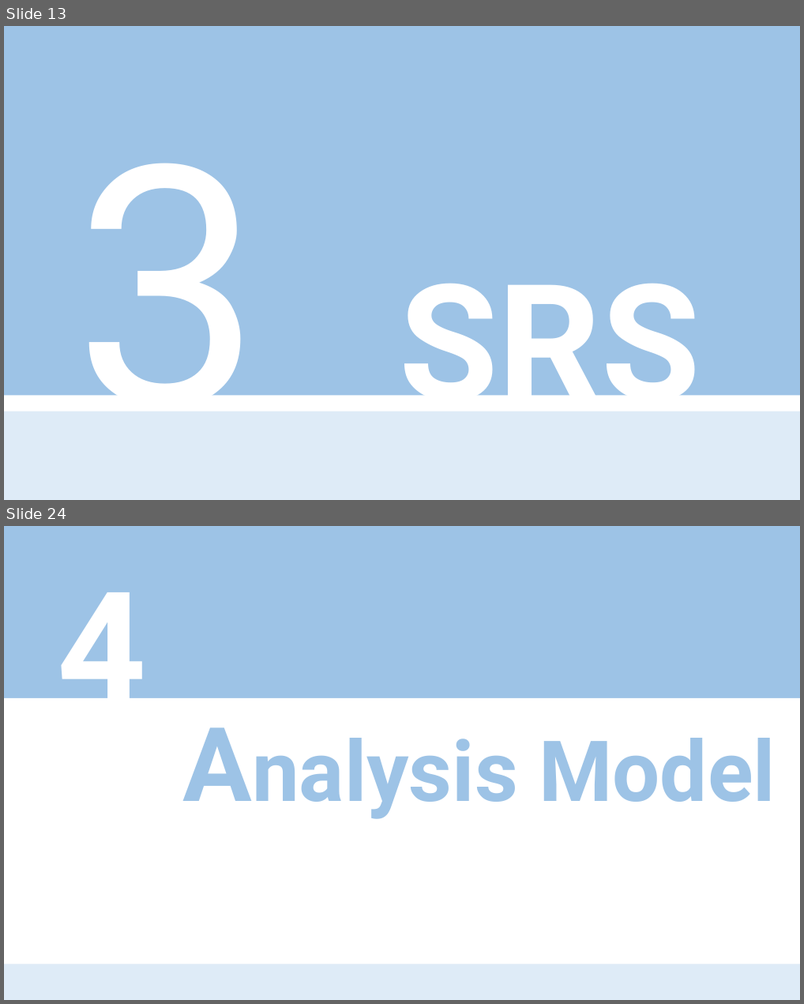
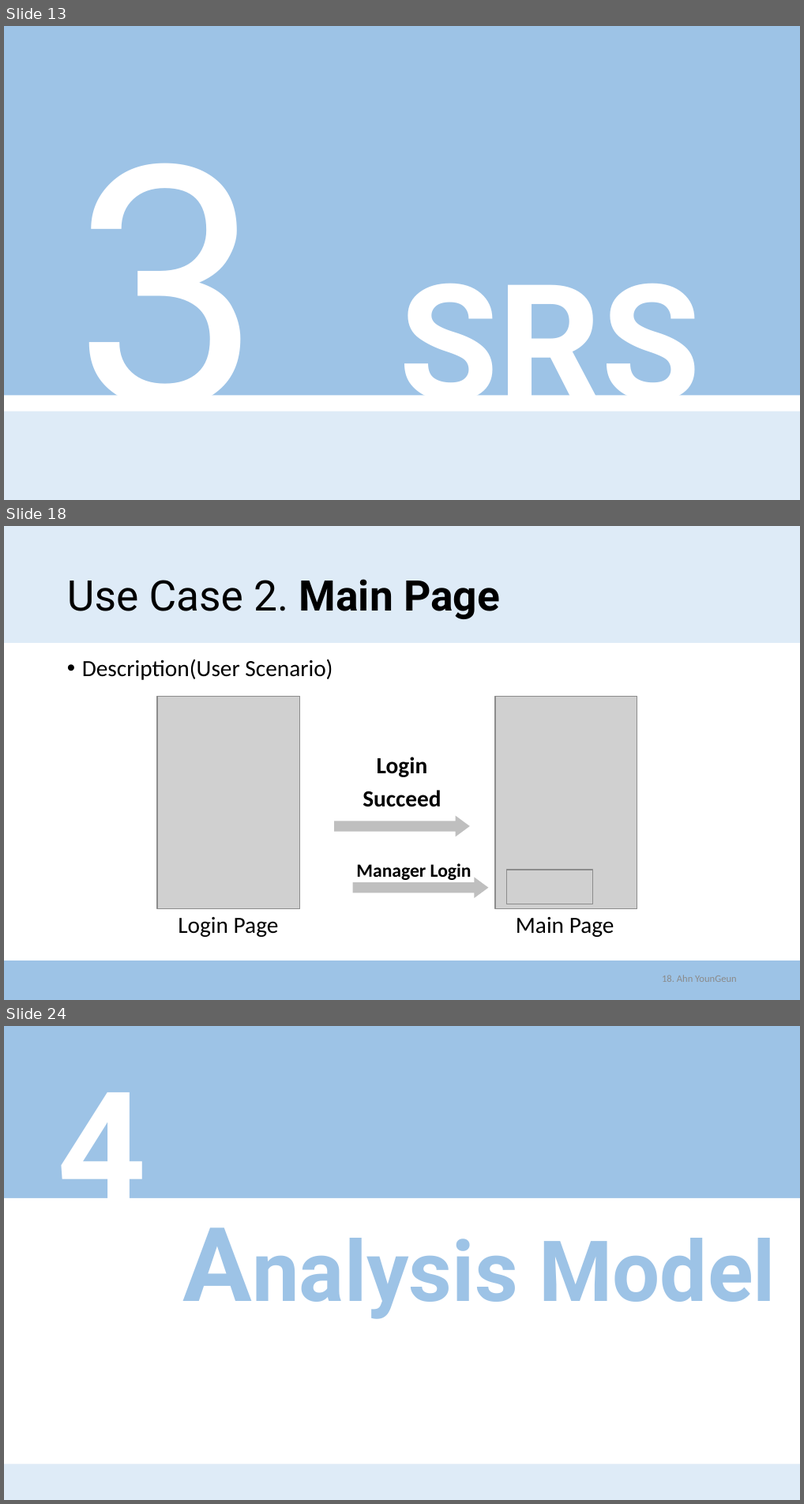
Before and after one commit to zeca9189/2016CSE406project, a slide deck: Intermediate Presentation/Presentation_AhnYounGeun.pptx. Shown one above the other, each under a label of ours: slides 13 and 24 before the commit, slides 13, 18 and 24 after it; the slides between them are not shown. The pictures are 804x1004 and 804x1504 pixels, drawn with LibreOffice and Linux fonts; fonts in the diff are those of the drawing; grey boxes stand for pictures. Boxes give left, top, right and bottom in pixels: in the first picture for what was removed or moved away, otherwise in the second. Text is boxed around its words. In the diff, an @@ line names an element or a change of style, - is before the commit and + after.

```diff
--- a/Intermediate Presentation/Presentation_AhnYounGeun.pptx
+++ b/Intermediate Presentation/Presentation_AhnYounGeun.pptx
@@ slide 18 added at bbox=[4, 526, 800, 1000], background #FFFFFF @@
@@ rectangle added at bbox=[4, 526, 800, 643], fill #DEEBF7 @@
@@ title added at bbox=[67, 579, 500, 619], 36 pt, text #000000 @@
+Use Case 2. Main Page
@@ text added at bbox=[82, 659, 333, 680], 19.8 pt, text #000000 @@
+• Description(User Scenario)
@@ picture added at bbox=[157, 696, 299, 908] @@
@@ picture added at bbox=[495, 696, 638, 908] @@
@@ text added at bbox=[363, 757, 441, 807], 19.8 pt, text #000000, bold @@
+Login
+Succeed
@@ right arrow added at bbox=[334, 816, 470, 837], fill #BFBFBF @@
@@ right arrow added at bbox=[353, 878, 488, 898], fill #BFBFBF @@
@@ text added at bbox=[356, 863, 472, 880], 16 pt, text #000000, bold @@
+Manager Login
@@ picture added at bbox=[507, 870, 593, 904] @@
@@ text added at bbox=[178, 917, 279, 937], 19.8 pt, text #000000 @@
+Login Page
@@ text added at bbox=[516, 917, 615, 937], 19.8 pt, text #000000 @@
+Main Page
@@ rectangle added at bbox=[4, 960, 800, 1000], fill #9DC3E6 @@
@@ page number added at bbox=[662, 975, 737, 982], 8.5 pt, text #8C8C8C @@
+18. Ahn YounGeun
```
Also in this commit, not shown: 8 slides changed, 8 other slides added, 15 slides removed, 17 other files.
